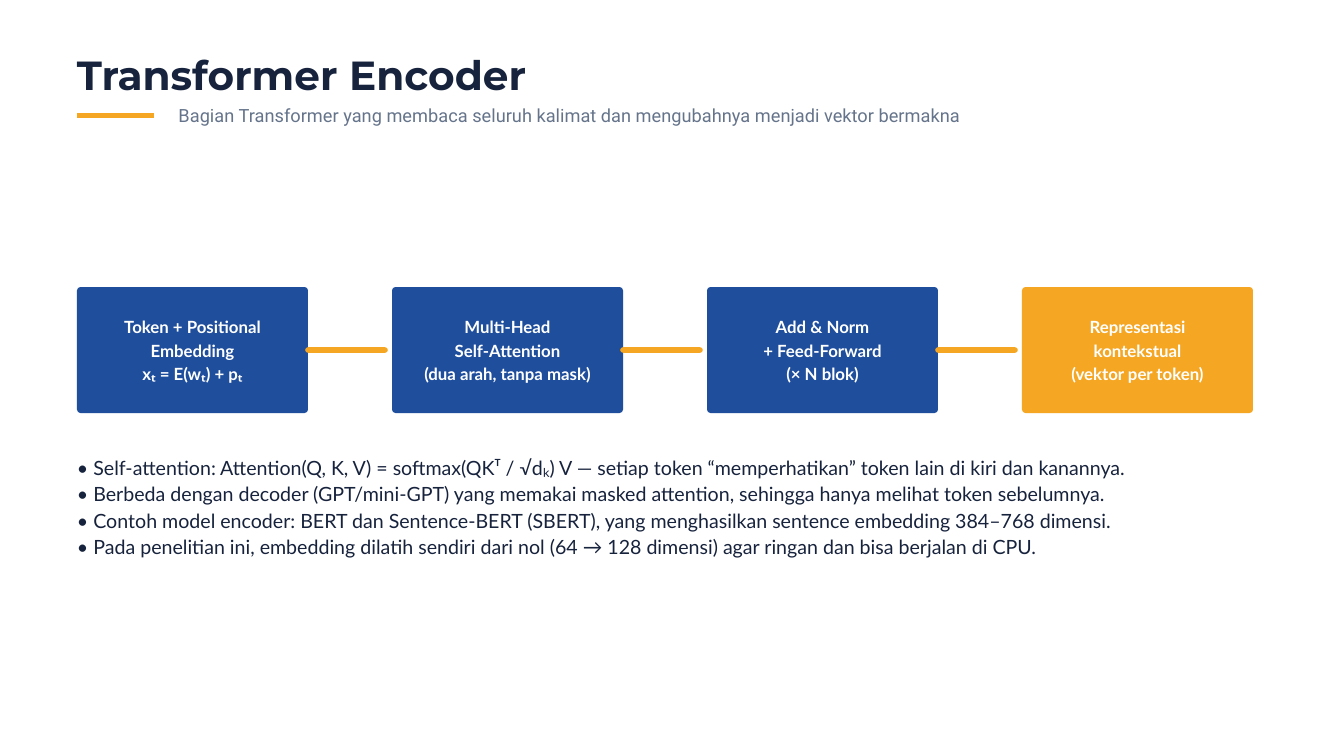
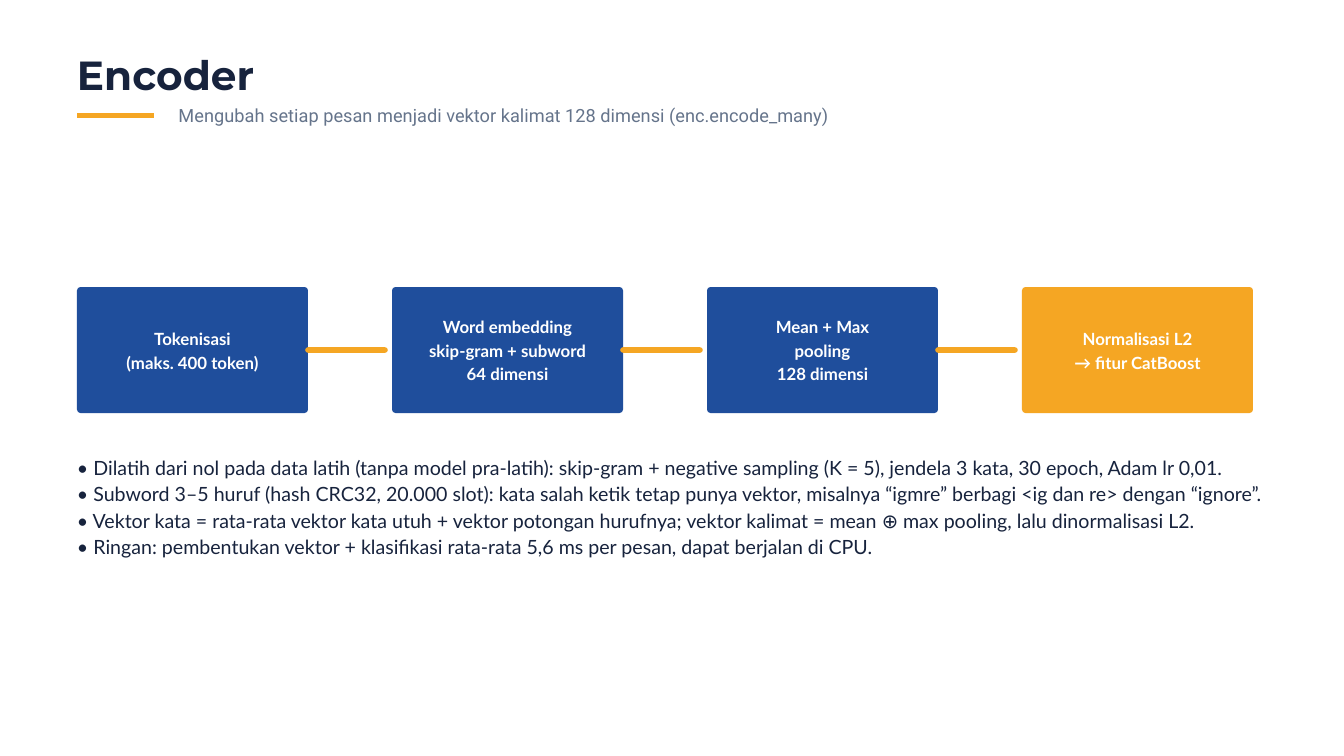
Before and after one commit to philipusmaranata/NetFort-Technologies, a slide deck: slide 9 of presentasi/Sidang_Skripsi_CatBoost.pptx. Drawn at 1344x756 pixels with LibreOffice and Linux fonts; fonts in the diff are those of the drawing. Boxes give left, top, right and bottom in pixels: in the first picture for what was removed or moved away, otherwise in the second. Text is boxed around its words. In the diff, an @@ line names an element or a change of style, - is before the commit and + after.

```diff
--- a/presentasi/Sidang_Skripsi_CatBoost.pptx
+++ b/presentasi/Sidang_Skripsi_CatBoost.pptx
@@ text at bbox=[77, 60, 254, 91]: text changed @@
-Transformer Encoder
+Encoder
@@ text at bbox=[178, 107, 828, 126]: text changed @@
-Bagian Transformer yang membaca seluruh kalimat dan mengubahnya menjadi vektor bermakna
+Mengubah setiap pesan menjadi vektor kalimat 128 dimensi (enc.encode_many)
@@ text at bbox=[429, 320, 586, 380]: text changed @@
-Multi-Head
-Self-Attention
-(dua arah, tanpa mask)
+Word embedding
+skip-gram + subword
+64 dimensi
@@ text at bbox=[776, 321, 869, 380]: text changed @@
-Add & Norm
-+ Feed-Forward
-(× N blok)
+Mean + Max
+pooling
+128 dimensi
@@ text at bbox=[126, 332, 258, 372]: text changed @@
-Token + Positional
-Embedding
-xₜ = E(wₜ) + pₜ
+Tokenisasi
+(maks. 400 token)
@@ text at bbox=[1083, 332, 1201, 369]: text changed @@
-Representasi
-kontekstual
-(vektor per token)
+Normalisasi L2
+→ fitur CatBoost
@@ text at bbox=[93, 460, 1262, 558]: text changed @@
-• Self-attention: Attention(Q, K, V) = softmax(QKᵀ / √dₖ) V — setiap token “memperhatikan” token lain di kiri dan kanannya.
-• Berbeda dengan decoder (GPT/mini-GPT) yang memakai masked attention, sehingga hanya melihat token sebelumnya.
-• Contoh model encoder: BERT dan Sentence-BERT (SBERT), yang menghasilkan sentence embedding 384–768 dimensi.
-• Pada penelitian ini, embedding dilatih sendiri dari nol (64 → 128 dimensi) agar ringan dan bisa berjalan di CPU.
+• Dilatih dari nol pada data latih (tanpa model pra-latih): skip-gram + negative sampling (K = 5), jendela 3 kata, 30 epoch, Adam lr 0,01.
+• Subword 3–5 huruf (hash CRC32, 20.000 slot): kata salah ketik tetap punya vektor, misalnya “igmre” berbagi <ig dan re> dengan “ignore”.
+• Vektor kata = rata-rata vektor kata utuh + vektor potongan hurufnya; vektor kalimat = mean ⊕ max pooling, lalu dinormalisasi L2.
+• Ringan: pembentukan vektor + klasifikasi rata-rata 5,6 ms per pesan, dapat berjalan di CPU.
```
Also in this commit, not shown: 1 other file.
